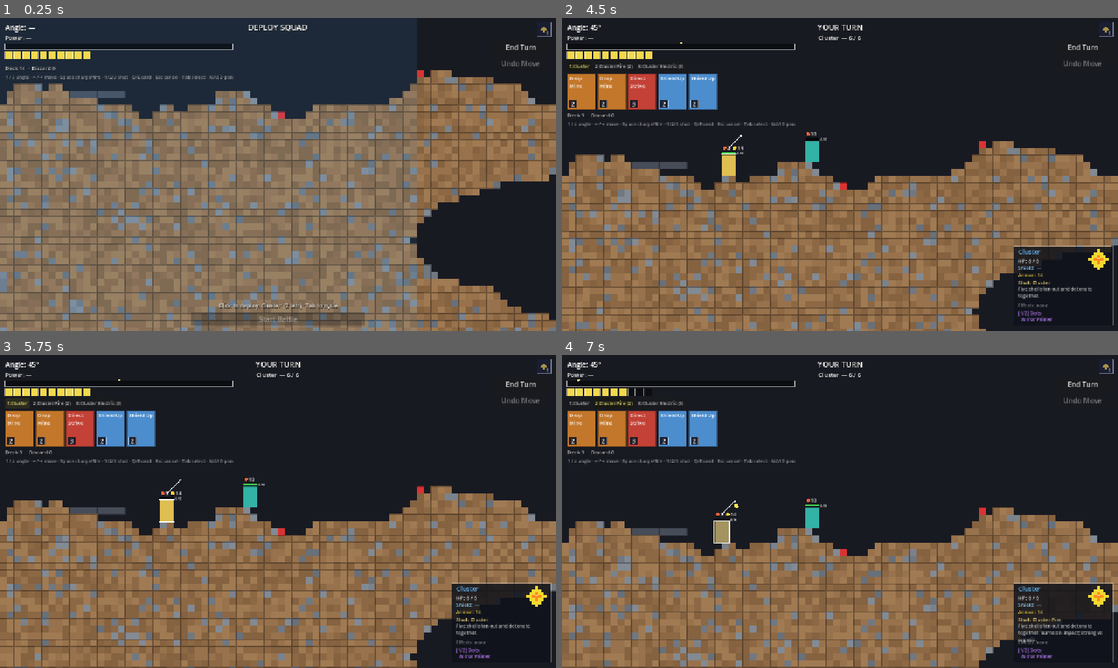
Above: before the commit, frames 1-4 (two rows, left to right).
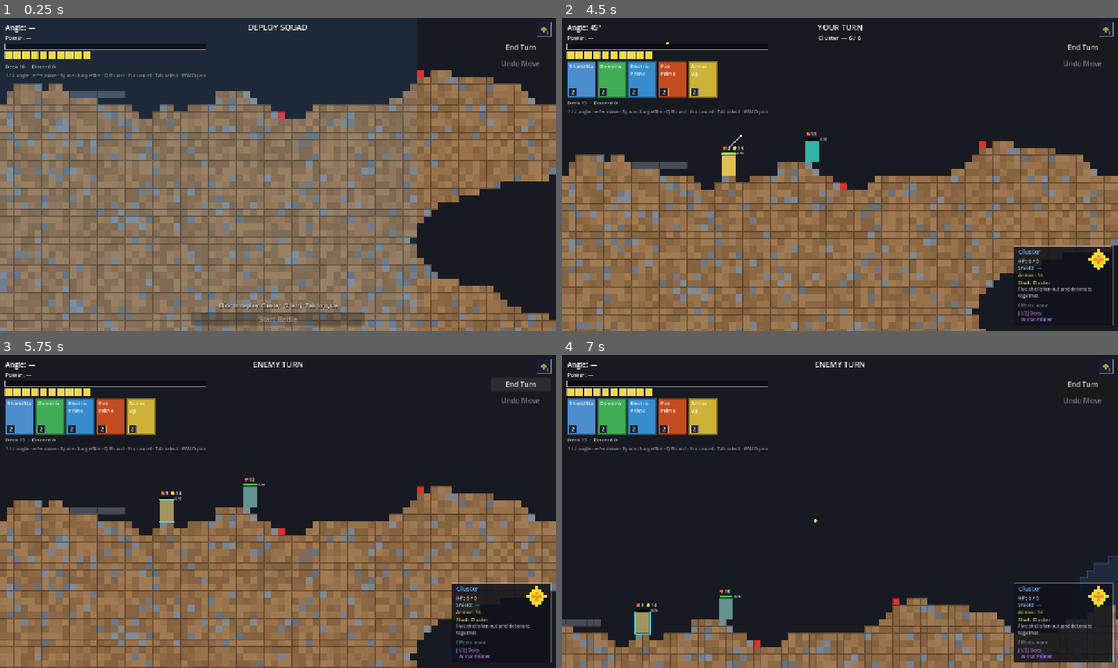
Above: after the commit, the same moments.

Repository: chubas/artillery-roguelike
Game: Godot game, scene res://world/combat_scene.tscn
Two runs of this game, one before a commit and one after it. Both use one fixed random seed, a clock stepped at 60 frames per second and the inputs below. This scene is started directly instead of the project's main scene.
Inputs (mouse positions are in pixels of both pictures, inside the frame that each line leads up to):
- Up to frame 1 (0.25 s): no input
- Up to frame 2 (4.5 s): click "End Turn" at 0.5 s; tap Enter every 0.75 s from 1.25 to 3.5 s; move the mouse to (962, 158) at 1.27 s; hold Right 1.28-2 s; tap 1 at 1.35, 3.05 s; click (962, 158) at 1.42 s; tap Space at 1.52 s; tap 2 at 1.55 s; drag from (728, 190) to (812, 237) at 2.02 s; move the mouse to (895, 105) at 2.77 s; hold Right 2.78-3.5 s; tap 3 at 2.85 s; drag from (812, 237) to (673, 127) at 3.52 s; click "Start Battle" at 4.25 s
- Up to frame 3 (5.75 s): click "1:Cluster" (after the commit: "End Turn") at 5 s
- Up to frame 4 (7 s): click "2:Cluster Fire (2)" (after the commit: "End Turn") at 5.75 s; move the mouse to (1006, 558) at 6.52 s; hold Left from 6.53 s (still down); tap 2 at 6.6 s; tap Space at 6.77 s; tap 3 at 6.8 s

The runs differ from the first frame. In frame 1, 0.6% of the frame differs, in the area x 1-42%, y 8-20%; in frame 2, 4.4%; in frame 3, 5.0%; in frame 4, 38%, in the area x 0-100%, y 2-100%.

Commit message:
M30 - Fire/electric moved to card pool

Diff:
--- a/autoloads/run.gd
+++ b/autoloads/run.gd
@@ -17,8 +17,10 @@
 	["res://data/cards/shield_buff.tres",   3],
 	["res://data/cards/armor_buff.tres",    3],
 	["res://data/cards/mine_card.tres",     2],
-	["res://data/cards/boosted_card.tres",  2],
-	["res://data/cards/halve_wind.tres",    1],
+	["res://data/cards/boosted_card.tres",      2],
+	["res://data/cards/halve_wind.tres",        1],
+	["res://data/cards/fire_prime.tres",        2],
+	["res://data/cards/electric_prime.tres",    2],
 ]
 
 func start_default_run() -> void:
@@ -56,6 +58,8 @@
 		"res://data/cards/mine_card.tres",
 		"res://data/cards/boosted_card.tres",
 		"res://data/cards/halve_wind.tres",
+		"res://data/cards/fire_prime.tres",
+		"res://data/cards/electric_prime.tres",
 	]
 	rs.map = MapState.build_diamond(_DEFAULT_MAP)
 	rs.run_meta = { "seed": randi(), "act": 1, "stage_index": 0, "faction": Faction.ARMY }
--- a/data/cards/card_definition.gd
+++ b/data/cards/card_definition.gd
@@ -11,7 +11,8 @@
 
 # TILE = pick a ground space (mine); NONE = instant, no target (applied on select). (M11)
 enum TargetType { ALLY, ENEMY, TILE, NONE }
-enum EffectType { SHIELD_BUFF, ARMOR_BUFF, DIRECT_DAMAGE, ADD_BOOSTED, DEPLOY_MINE, HALVE_WIND }
+enum EffectType { SHIELD_BUFF, ARMOR_BUFF, DIRECT_DAMAGE, ADD_BOOSTED, DEPLOY_MINE, HALVE_WIND,
+                  PRIME_FIRE, PRIME_ELECTRIC }   # M30: elemental prime cards
 
 @export var target_type : TargetType = TargetType.ALLY
 @export var effect_type : EffectType = EffectType.SHIELD_BUFF
--- /dev/null
+++ b/data/cards/electric_prime.tres
@@ -0,0 +1,13 @@
+[gd_resource type="Resource" script_class="CardDefinition" format=3]
+
+[ext_resource type="Script" path="res://data/cards/card_definition.gd" id="1_y21cx"]
+
+[resource]
+script = ExtResource("1_y21cx")
+id = "electric_prime"
+display_name = "Electric Prime"
+faction = "army"
+effect_type = 7
+description_template = "Target ally's next shot shocks on impact."
+action_cost = 2
+color = Color(0.25, 0.65, 0.95, 1)
--- /dev/null
+++ b/data/cards/fire_prime.tres
@@ -0,0 +1,13 @@
+[gd_resource type="Resource" script_class="CardDefinition" format=3]
+
+[ext_resource type="Script" path="res://data/cards/card_definition.gd" id="1_8rvg2"]
+
+[resource]
+script = ExtResource("1_8rvg2")
+id = "fire_prime"
+display_name = "Fire Prime"
+faction = "army"
+effect_type = 6
+description_template = "Target ally's next shot burns on impact."
+action_cost = 2
+color = Color(0.9, 0.35, 0.15, 1)
--- a/data/units/player_bypass.tres
+++ b/data/units/player_bypass.tres
@@ -1,17 +1,15 @@
 [gd_resource type="Resource" script_class="UnitDefinition" format=3]
 
-[ext_resource type="Script" path="res://data/shots/shot_definition.gd" id="1_vnc0p"]
-[ext_resource type="Resource" path="res://data/shots/bypass_basic.tres" id="2_c8fmk"]
-[ext_resource type="Resource" path="res://data/shots/bypass_fire.tres" id="3_f8edn"]
-[ext_resource type="Resource" path="res://data/shots/bypass_electric.tres" id="4_02640"]
-[ext_resource type="Script" path="res://data/units/unit_definition.gd" id="5_s7xea"]
+[ext_resource type="Script" path="res://data/shots/shot_definition.gd" id="1_d5jjq"]
+[ext_resource type="Resource" path="res://data/shots/bypass_basic.tres" id="2_0xya8"]
+[ext_resource type="Script" path="res://data/units/unit_definition.gd" id="3_vnc0p"]
 
 [resource]
-script = ExtResource("5_s7xea")
+script = ExtResource("3_vnc0p")
 id = "player_bypass"
 display_name = "Drill"
 faction = "army"
 attack = 10
-default_shot = ExtResource("2_c8fmk")
-available_shots = Array[ExtResource("1_vnc0p")]([ExtResource("2_c8fmk"), ExtResource("3_f8edn"), ExtResource("4_02640")])
+default_shot = ExtResource("2_0xya8")
+available_shots = Array[ExtResource("1_d5jjq")]([ExtResource("2_0xya8")])
 color = Color(0.2, 0.7, 0.65, 1)
--- a/data/units/player_cluster.tres
+++ b/data/units/player_cluster.tres
@@ -1,17 +1,15 @@
 [gd_resource type="Resource" script_class="UnitDefinition" format=3]
 
-[ext_resource type="Script" path="res://data/shots/shot_definition.gd" id="1_djryg"]
-[ext_resource type="Resource" path="res://data/shots/cluster_basic.tres" id="2_w383l"]
-[ext_resource type="Resource" path="res://data/shots/cluster_fire.tres" id="3_75jx8"]
-[ext_resource type="Resource" path="res://data/shots/cluster_electric.tres" id="4_gljdb"]
-[ext_resource type="Script" path="res://data/units/unit_definition.gd" id="5_0yy3i"]
+[ext_resource type="Script" path="res://data/shots/shot_definition.gd" id="1_68gmf"]
+[ext_resource type="Resource" path="res://data/shots/cluster_basic.tres" id="2_ey64v"]
+[ext_resource type="Script" path="res://data/units/unit_definition.gd" id="3_djryg"]
 
 [resource]
-script = ExtResource("5_0yy3i")
+script = ExtResource("3_djryg")
 id = "player_cluster"
 display_name = "Cluster"
 faction = "army"
 base_armor = 4
-default_shot = ExtResource("2_w383l")
-available_shots = Array[ExtResource("1_djryg")]([ExtResource("2_w383l"), ExtResource("3_75jx8"), ExtResource("4_gljdb")])
+default_shot = ExtResource("2_ey64v")
+available_shots = Array[ExtResource("1_68gmf")]([ExtResource("2_ey64v")])
 color = Color(0.85, 0.7, 0.2, 1)
--- a/data/units/player_heavy.tres
+++ b/data/units/player_heavy.tres
@@ -1,17 +1,15 @@
 [gd_resource type="Resource" script_class="UnitDefinition" format=3]
 
-[ext_resource type="Script" path="res://data/shots/shot_definition.gd" id="1_67ug8"]
-[ext_resource type="Resource" path="res://data/shots/basic_shell.tres" id="2_d8rks"]
-[ext_resource type="Resource" path="res://data/shots/fire_shell.tres" id="3_hnl2y"]
-[ext_resource type="Resource" path="res://data/shots/electric_shell.tres" id="4_li25e"]
-[ext_resource type="Script" path="res://data/units/unit_definition.gd" id="5_6k8wq"]
+[ext_resource type="Script" path="res://data/shots/shot_definition.gd" id="1_niskg"]
+[ext_resource type="Resource" path="res://data/shots/basic_shell.tres" id="2_2lyvg"]
+[ext_resource type="Script" path="res://data/units/unit_definition.gd" id="3_67ug8"]
 
 [resource]
-script = ExtResource("5_6k8wq")
+script = ExtResource("3_67ug8")
 id = "player_heavy"
 display_name = "Unit1"
 faction = "army"
 max_hp = 9
-default_shot = ExtResource("2_d8rks")
-available_shots = Array[ExtResource("1_67ug8")]([ExtResource("2_d8rks"), ExtResource("3_hnl2y"), ExtResource("4_li25e")])
+default_shot = ExtResource("2_2lyvg")
+available_shots = Array[ExtResource("1_niskg")]([ExtResource("2_2lyvg")])
 color = Color(0.25, 0.45, 0.9, 1)
--- a/data/units/player_light.tres
+++ b/data/units/player_light.tres
@@ -1,18 +1,16 @@
 [gd_resource type="Resource" script_class="UnitDefinition" format=3]
 
-[ext_resource type="Script" path="res://data/shots/shot_definition.gd" id="1_t6yw5"]
-[ext_resource type="Resource" path="res://data/shots/basic_shell.tres" id="2_dp85a"]
-[ext_resource type="Resource" path="res://data/shots/fire_shell.tres" id="3_wt3ys"]
-[ext_resource type="Resource" path="res://data/shots/electric_shell.tres" id="4_i1s1c"]
-[ext_resource type="Script" path="res://data/units/unit_definition.gd" id="5_dviyw"]
+[ext_resource type="Script" path="res://data/shots/shot_definition.gd" id="1_ge6l5"]
+[ext_resource type="Resource" path="res://data/shots/basic_shell.tres" id="2_2jknk"]
+[ext_resource type="Script" path="res://data/units/unit_definition.gd" id="3_t6yw5"]
 
 [resource]
-script = ExtResource("5_dviyw")
+script = ExtResource("3_t6yw5")
 id = "player_light"
 display_name = "Unit2"
 faction = "army"
 width_voxels = 1
 max_hp = 4
-default_shot = ExtResource("2_dp85a")
-available_shots = Array[ExtResource("1_t6yw5")]([ExtResource("2_dp85a"), ExtResource("3_wt3ys"), ExtResource("4_i1s1c")])
+default_shot = ExtResource("2_2jknk")
+available_shots = Array[ExtResource("1_ge6l5")]([ExtResource("2_2jknk")])
 color = Color(0.35, 0.75, 0.95, 1)
--- a/data/units/player_pull.tres
+++ b/data/units/player_pull.tres
@@ -1,16 +1,14 @@
 [gd_resource type="Resource" script_class="UnitDefinition" format=3]
 
-[ext_resource type="Script" path="res://data/shots/shot_definition.gd" id="1_rfml1"]
-[ext_resource type="Resource" path="res://data/shots/pull_basic.tres" id="2_sj80p"]
-[ext_resource type="Resource" path="res://data/shots/pull_fire.tres" id="3_33qjm"]
-[ext_resource type="Resource" path="res://data/shots/pull_electric.tres" id="4_hxux2"]
-[ext_resource type="Script" path="res://data/units/unit_definition.gd" id="5_2na2w"]
+[ext_resource type="Script" path="res://data/shots/shot_definition.gd" id="1_482f7"]
+[ext_resource type="Resource" path="res://data/shots/pull_basic.tres" id="2_yobg4"]
+[ext_resource type="Script" path="res://data/units/unit_definition.gd" id="3_rfml1"]
 
 [resource]
-script = ExtResource("5_2na2w")
+script = ExtResource("3_rfml1")
 id = "player_pull"
 display_name = "Magnet"
 faction = "army"
-default_shot = ExtResource("2_sj80p")
-available_shots = Array[ExtResource("1_rfml1")]([ExtResource("2_sj80p"), ExtResource("3_33qjm"), ExtResource("4_hxux2")])
+default_shot = ExtResource("2_yobg4")
+available_shots = Array[ExtResource("1_482f7")]([ExtResource("2_yobg4")])
 color = Color(0.9, 0.45, 0.4, 1)
--- a/data/units/player_spiral.tres
+++ b/data/units/player_spiral.tres
@@ -1,16 +1,14 @@
 [gd_resource type="Resource" script_class="UnitDefinition" format=3]
 
-[ext_resource type="Script" path="res://data/shots/shot_definition.gd" id="1_bvb8g"]
-[ext_resource type="Resource" path="res://data/shots/spiral_basic.tres" id="2_prse3"]
-[ext_resource type="Resource" path="res://data/shots/spiral_fire.tres" id="3_ub6j3"]
-[ext_resource type="Resource" path="res://data/shots/spiral_electric.tres" id="4_2b4kd"]
-[ext_resource type="Script" path="res://data/units/unit_definition.gd" id="5_xc7oy"]
+[ext_resource type="Script" path="res://data/shots/shot_definition.gd" id="1_tc0cu"]
+[ext_resource type="Resource" path="res://data/shots/spiral_basic.tres" id="2_qjgmi"]
+[ext_resource type="Script" path="res://data/units/unit_definition.gd" id="3_bvb8g"]
 
 [resource]
-script = ExtResource("5_xc7oy")
+script = ExtResource("3_bvb8g")
 id = "player_spiral"
 display_name = "Spiral"
 faction = "army"
-default_shot = ExtResource("2_prse3")
-available_shots = Array[ExtResource("1_bvb8g")]([ExtResource("2_prse3"), ExtResource("3_ub6j3"), ExtResource("4_2b4kd")])
+default_shot = ExtResource("2_qjgmi")
+available_shots = Array[ExtResource("1_tc0cu")]([ExtResource("2_qjgmi")])
 color = Color(0.6, 0.4, 0.85, 1)
--- a/projectile/projectile_manager.gd
+++ b/projectile/projectile_manager.gd
@@ -26,6 +26,7 @@
 	var strength : int = 0   # unit.attack * shot.strength_mult * power + modifier, at fire time (M10)
 	var dig_strength : int = 0   # unit.dig * shot.dig_mult + dig_modifier; 0 = skip dig pass (M16)
 	var firing_unit : Unit = null   # M9: for on_unit_killed killer reference
+	var element_overrides : Array[ElementDef] = []   # M30: captured from firing_unit.primed_elements
 	var members : Array = []     # live Projectile / SpiralSatellite nodes
 	var pending : Array = []     # queued impacts: {node, world_pos, voxel, frame, index, force}
 	var settling : bool = false  # settle-beat coroutine running → don't re-enter
@@ -51,6 +52,10 @@
 	salvo.shot = shot
 	salvo.pattern = shot.aoe_pattern
 	salvo.firing_unit = firing_unit
+	if firing_unit != null and not firing_unit.primed_elements.is_empty():
+		salvo.element_overrides = firing_unit.primed_elements.duplicate()
+		firing_unit.primed_elements.clear()
+		firing_unit.queue_redraw()
 	# M10: strength derives from the firing unit's attack value, scaled by the shot's relative
 	# multiplier and the unit's power, plus any flat attack_modifier (M9 debuffs). Clamped ≥ 0.
 	var atk : int = firing_unit.attack if firing_unit != null else 3
@@ -260,10 +265,10 @@
 func _resolve_blast(salvo: Salvo, world_pos: Vector2, voxel: Vector2i,
 		flight_time: float = 0.0) -> void:
 	var pattern := salvo.pattern
-	var element_id := "physical"
-	if Features.elements_enabled and pattern != null and not pattern.groups.is_empty() \
-			and pattern.groups[0].element != null:
-		element_id = pattern.groups[0].element.id
+	var eff_element : ElementDef = salvo.element_overrides[0] if not salvo.element_overrides.is_empty() \
+			else (pattern.groups[0].element if Features.elements_enabled and pattern != null \
+			and not pattern.groups.is_empty() else null)
+	var element_id := eff_element.id if eff_element != null else "physical"
 	EventBus.projectile_impact.emit(world_pos, voxel, element_id)
 	# 1. Area damage to terrain + units (and element statuses).
 	var final_strength : int = salvo.strength
@@ -272,9 +277,16 @@
 		if cm != null and cm._artifact_ctx != null:
 			final_strength = ArtifactSystem.apply_projectile_strength(
 					cm.artifacts, cm._artifact_ctx, salvo.strength, flight_time)
-	AoEResolver.resolve(_terrain, _units_provider.call(), voxel, pattern, final_strength,
-			salvo.is_enemy, _deployables_provider.call(),
-			salvo.dig_strength, salvo.shot.dig_pattern if salvo.shot != null else null)
+	var deployables_ref : Array = _deployables_provider.call()
+	var units_ref : Array = _units_provider.call()
+	var dig_pat : AoEPattern = salvo.shot.dig_pattern if salvo.shot != null else null
+	if salvo.element_overrides.is_empty():
+		AoEResolver.resolve(_terrain, units_ref, voxel, pattern, final_strength,
+				salvo.is_enemy, deployables_ref, salvo.dig_strength, dig_pat)
+	else:
+		for el in salvo.element_overrides:
+			AoEResolver.resolve(_terrain, units_ref, voxel, pattern, final_strength,
+					salvo.is_enemy, deployables_ref, salvo.dig_strength, dig_pat, el)
 	# 2. Explosion FX.
 	var fx := ExplosionFX.new()
 	fx.position = world_pos
--- a/scripts/bake_resources.gd
+++ b/scripts/bake_resources.gd
@@ -145,7 +145,7 @@
 	heavy.id = "player_heavy"; heavy.display_name = "Unit1"
 	heavy.width_voxels = 2; heavy.height_voxels = 3; heavy.max_hp = 9
 	heavy.move_range = 99; heavy.climb_max = 1
-	heavy.default_shot = basic_ref; heavy.available_shots = loadout
+	heavy.default_shot = basic_ref; heavy.available_shots = [basic_ref]
 	heavy.tags = []; heavy.element_affinities = {}
 	heavy.faction = Faction.ARMY
 	heavy.color = Color(0.25, 0.45, 0.9)
@@ -155,7 +155,7 @@
 	light.id = "player_light"; light.display_name = "Unit2"
 	light.width_voxels = 1; light.height_voxels = 3; light.max_hp = 4
 	light.move_range = 99; light.climb_max = 1
-	light.default_shot = basic_ref; light.available_shots = loadout
+	light.default_shot = basic_ref; light.available_shots = [basic_ref]
 	light.tags = []; light.element_affinities = {}
 	light.faction = Faction.ARMY
 	light.color = Color(0.35, 0.75, 0.95)
@@ -310,6 +310,25 @@
 	wind_card.faction = Faction.ARMY
 	wind_card.color = Color(0.4, 0.8, 0.95)
 	_save(wind_card, "res://data/cards/halve_wind.tres")
+
+	# ── M30: elemental prime cards ────────────────────────────────────────────
+	var fire_prime := CardDefinition.new()
+	fire_prime.id = "fire_prime"; fire_prime.display_name = "Fire Prime"
+	fire_prime.description_template = "Target ally's next shot burns on impact."
+	fire_prime.target_type = CardDefinition.TargetType.ALLY
+	fire_prime.effect_type = CardDefinition.EffectType.PRIME_FIRE
+	fire_prime.action_cost = 2; fire_prime.faction = Faction.ARMY
+	fire_prime.color = Color(0.9, 0.35, 0.15)
+	_save(fire_prime, "res://data/cards/fire_prime.tres")
+
+	var elec_prime := CardDefinition.new()
+	elec_prime.id = "electric_prime"; elec_prime.display_name = "Electric Prime"
+	elec_prime.description_template = "Target ally's next shot shocks on impact."
+	elec_prime.target_type = CardDefinition.TargetType.ALLY
+	elec_prime.effect_type = CardDefinition.EffectType.PRIME_ELECTRIC
+	elec_prime.action_cost = 2; elec_prime.faction = Faction.ARMY
+	elec_prime.color = Color(0.25, 0.65, 0.95)
+	_save(elec_prime, "res://data/cards/electric_prime.tres")
 
 	# ── M6: deployables ────────────────────────────────────────────────────────
 	_save(AoEPattern.make_diamond(1, 2), "res://data/shots/aoe/diamond_mine.tres")
@@ -458,7 +477,8 @@
 		var path := "res://data/shots/%s.tres" % s.id
 		_save(s, path)
 		trio.append(load(path))
-	return trio
+	var basic_only : Array[ShotDefinition] = [trio[0]]
+	return basic_only
 
 # Short flavor phrase per family + element variant, shown in the unit inspector (M5 polish).
 func _family_description(type_id: String, element: String) -> String:
--- a/systems/combat_manager.gd
+++ b/systems/combat_manager.gd
@@ -110,7 +110,6 @@
 	_artifact_paths = artifact_paths  # RunState.artifacts (paths); loaded in _init_artifacts
 	_hud.end_turn_pressed.connect(end_player_turn)
 	_hud.undo_pressed.connect(try_undo)
-	_hud.shot_selected.connect(_select_shot)
 	_hud.card_selected.connect(_select_card)
 	# Auto-advance to the next unit only once a player shot has FULLY resolved (§ resolution
 	# routine in ProjectileManager), so the camera lingers on the impact before panning.
@@ -875,16 +874,6 @@
 			return
 	_set_selection(null)   # all player units done → HUD shows the end-turn prompt
 
-# --- Shot selection (M3 §8): keys 1/2/3 or HUD chips set active_unit.selected_shot ----
-func _select_shot(idx: int) -> void:
-	if game_state != GameState.PLAYER_TURN or charging:
-		return
-	if active_unit == null or active_unit.is_done or active_unit.hp <= 0:
-		return
-	var shots := active_unit.available_shots()
-	if idx >= 0 and idx < shots.size():
-		active_unit.selected_shot = shots[idx]
-
 # --- Deck (M11): build, draw a fresh hand each turn, reshuffle discard when the draw pile runs out.
 func _build_deck() -> void:
 	_deck.clear()
@@ -974,6 +963,12 @@
 			_deploy_mine_at(vox.x)
 		CardDefinition.EffectType.HALVE_WIND:
 			_halve_wind()
+		CardDefinition.EffectType.PRIME_FIRE:
+			target.primed_elements.append(load("res://data/elements/fire.tres"))
+			target.queue_redraw()
+		CardDefinition.EffectType.PRIME_ELECTRIC:
+			target.primed_elements.append(load("res://data/elements/electric.tres"))
+			target.queue_redraw()
 	_hand.erase(card)
 	_discard.append(card)
 	_pending_card = null
@@ -1043,15 +1038,6 @@
 			KEY_TAB:
 				if not charging:
 					_tab_cycle()
-			KEY_1:
-				if not charging:
-					_select_shot(0)
-			KEY_2:
-				if not charging:
-					_select_shot(1)
-			KEY_3:
-				if not charging:
-					_select_shot(2)
 			KEY_SPACE:
 				if not charging and active_unit != null \
 						and not active_unit.is_done and active_unit.hp > 0:
@@ -1127,12 +1113,10 @@
 		_hud.set_unit_info("%s — %d / %d" % [active_unit.display_name,
 				active_unit.hp, active_unit.definition.max_hp])
 		_hud.set_angle(active_unit.aim_angle_deg)
-		_hud.set_shots(active_unit.available_shots(), active_unit.get_active_shot(), actions_left)
 		last_power = active_unit.last_power_frac
 	else:
 		_hud.set_unit_info("")
 		_hud.set_angle_none()
-		_hud.set_shots([], null, actions_left)
 	_hud.set_power(charge_frac, charging, last_power)
 	var cards := _hand if Features.card_deck_enabled else []
 	_hud.set_cards(cards, _pending_index, actions_left, _deck.size(), _discard.size())
--- a/terrain/aoe_resolver.gd
+++ b/terrain/aoe_resolver.gd
@@ -17,7 +17,8 @@
 
 static func resolve(terrain: TerrainManager, units: Array, origin: Vector2i,
 		pattern: AoEPattern, strength: int, is_enemy: bool, deployables: Array = [],
-		dig_strength: int = 0, dig_pattern: AoEPattern = null) -> Array:
+		dig_strength: int = 0, dig_pattern: AoEPattern = null,
+		element_override: ElementDef = null) -> Array:
 	var aoe_map := pattern.to_map() if pattern != null else {}
 	var affected : Array = []
 	var unit_hit : Dictionary = {}         # Unit -> { "dmg": int, "element": ElementDef }
@@ -26,7 +27,9 @@
 	for offset in aoe_map:
 		var target : Vector2i = origin + offset
 		var group : AoEGroup = aoe_map[offset]
-		var element : ElementDef = group.element if Features.elements_enabled else null
+		var element : ElementDef = \
+				(element_override if element_override != null else group.element) \
+				if Features.elements_enabled else null
 		var zone_dmg := _zone_damage(strength, group.multiplier)
 		max_dist = maxi(max_dist, absi(offset.x) + absi(offset.y))
 		affected.append(target)
--- a/ui/hud.gd
+++ b/ui/hud.gd
@@ -5,7 +5,6 @@
 
 signal end_turn_pressed
 signal undo_pressed
-signal shot_selected(index: int)
 signal card_selected(index: int)
 signal start_battle_pressed   # M15: confirm pre-combat placement
 
@@ -17,9 +16,6 @@
 var _turn_label : Label
 var _end_turn_btn : Button
 var _undo_btn : Button
-var _shot_box : HBoxContainer
-var _shot_buttons : Array = []
-var _shot_sig : String = ""   # cache: rebuild chips only when the shot list changes
 var _card_box : HBoxContainer
 var _card_chips : Array = []
 var _card_sig : String = ""   # cache: rebuild chips only when the card list changes
@@ -54,9 +50,6 @@
 	_action_pips = ActionPips.new()
 	_action_pips.custom_minimum_size = Vector2(Const.MAX_ACTIONS * 20, 18)
 	box.add_child(_action_pips)
-	_shot_box = HBoxContainer.new()
-	_shot_box.add_theme_constant_override("separation", 4)
-	box.add_child(_shot_box)
 	_card_box = HBoxContainer.new()
 	_card_box.add_theme_constant_override("separation", 4)
 	box.add_child(_card_box)
@@ -64,7 +57,7 @@
 	_deck_label.modulate = Color(1, 1, 1, 0.8)
 	box.add_child(_deck_label)
 	var hint := _make_label(11)
-	hint.text = "↑/↓ angle · ←/→ move · Space charge/fire · 1/2/3 shot · Q/E card · Esc cancel · Tab select · WASD pan"
+	hint.text = "↑/↓ angle · ←/→ move · Space charge/fire · Q/E card · Esc cancel · Tab select · WASD pan"
 	hint.modulate = Color(1, 1, 1, 0.55)
 	box.add_child(hint)
 
@@ -229,34 +222,6 @@
 
 func set_unit_info(text: String) -> void:
 	_set_text(_unit_info_label, text)
-
-# Shot selector chips (M3 §8). Rebuilds buttons only when the shot list identity changes;
-# otherwise just refreshes highlight (active shot) and affordability (greys unaffordable).
-func set_shots(shots: Array, active: ShotDefinition, actions_left: int) -> void:
-	var sig := ""
-	for s in shots:
-		sig += (s.id if s != null else "?") + "|"
-	if sig != _shot_sig:
-		_shot_sig = sig
-		for b in _shot_buttons:
-			b.queue_free()
-		_shot_buttons.clear()
-		for i in range(shots.size()):
-			var btn := Button.new()
-			btn.focus_mode = Control.FOCUS_NONE
-			btn.add_theme_font_size_override("font_size", 11)
-			btn.pressed.connect(func(): shot_selected.emit(i))
-			_shot_box.add_child(btn)
-			_shot_buttons.append(btn)
-	for i in range(_shot_buttons.size()):
-		var s : ShotDefinition = shots[i]
-		var btn : Button = _shot_buttons[i]
-		var afford := actions_left >= s.action_cost
-		var cost_txt := "" if s.action_cost <= 0 else " (%d)" % s.action_cost
-		btn.text = "%d:%s%s" % [i + 1, s.display_name, cost_txt]
-		btn.disabled = not afford
-		var is_active := active != null and s == active
-		btn.modulate = Color(1.0, 0.95, 0.5) if is_active else Color(1, 1, 1, 0.85)
 
 # Card chips (M5). Little card-faces (description + AP cost) instead of text buttons.
 # Same rebuild-only-on-identity-change pattern as set_shots(); greys out unaffordable
@@ -461,6 +426,14 @@
 			draw_string(font, Vector2(10, y), "Effects: " + ", ".join(parts),
 					HORIZONTAL_ALIGNMENT_LEFT, -1, 11, Color(1, 0.85, 0.4))
 		y += 18
+		if not unit.primed_elements.is_empty():
+			var font_size := 11
+			var line_h := 14.0
+			for el in unit.primed_elements:
+				var col := Color(1.0, 0.45, 0.1) if el.id == "fire" else Color(0.3, 0.85, 0.95)
+				draw_string(font, Vector2(10, y), "PRIMED: " + el.display_name.to_upper(),
+						HORIZONTAL_ALIGNMENT_LEFT, -1, font_size, col)
+				y += line_h
 		var used_slots := 0
 		for e in unit.essences:
 			used_slots += (e as EssenceDef).slot_cost
--- a/units/unit.gd
+++ b/units/unit.gd
@@ -38,6 +38,7 @@
 var last_power_frac : float = 0.5
 var is_done : bool = false              # true after firing this turn
 var attack_modifier : int = 0           # M9: cumulative buff/debuff to firing strength
+var primed_elements : Array[ElementDef] = []   # M30: accumulated by prime cards; consumed on next fire
 var dig_modifier : int = 0              # M16: flat dig adjustment at fire time (unused in M16 content)
 var moved_this_turn : bool = false      # M9: set true by CombatManager.try_move(), reset each round
 var move_origin : Vector2i              # vox_position at turn start (for undo)
--- a/world/combat_scene.gd
+++ b/world/combat_scene.gd
@@ -222,6 +222,7 @@
 	_m23_smoke()
 	_m27_smoke()
 	_m29_smoke()
+	_m30_smoke()
 
 	await get_tree().create_timer(0.3).timeout
 	get_tree().quit()
@@ -1257,6 +1258,26 @@
 		print("  u1 took dmg=%s u2 took dmg=%s (expect true true)" \
 				% [u1.hp < hp1, u2.hp < hp2])
 
+func _m30_smoke() -> void:
+	print("[smoke] -- M30 elemental prime cards --")
+	var ally : Unit = combat.player_units[0]
+	var foe  : Unit = combat.enemy_units[0]
+	_reset(foe)
+	var fire_prime := load("res://data/cards/fire_prime.tres") as CardDefinition
+	if fire_prime == null:
+		print("  skip: fire_prime.tres not found"); return
+	combat._apply_card(fire_prime, ally, Vector2i.ZERO)
+	print("  primed count=%d first=%s (expect 1, fire)" %
+			[ally.primed_elements.size(),
+			ally.primed_elements[0].id if not ally.primed_elements.is_empty() else "null"])
+	var hp_before : int = foe.hp
+	for el : ElementDef in ally.primed_elements:
+		AoEResolver.resolve(terrain, combat.all_units, foe.center_voxel(),
+				load("res://data/shots/aoe/diamond_r2.tres"),
+				5, false, combat.deployables, 0, null, el)
+	print("  foe took fire dmg=%s (expect true)" % (foe.hp < hp_before))
+	ally.primed_elements.clear()
+
 func _find_unit(dname: String) -> Unit:
 	for u in combat.all_units:
 		if u.display_name == dname:
Not shown, changed: PROGRESS.md
Not shown, added: docs/planning/milestone-30-plan.md
